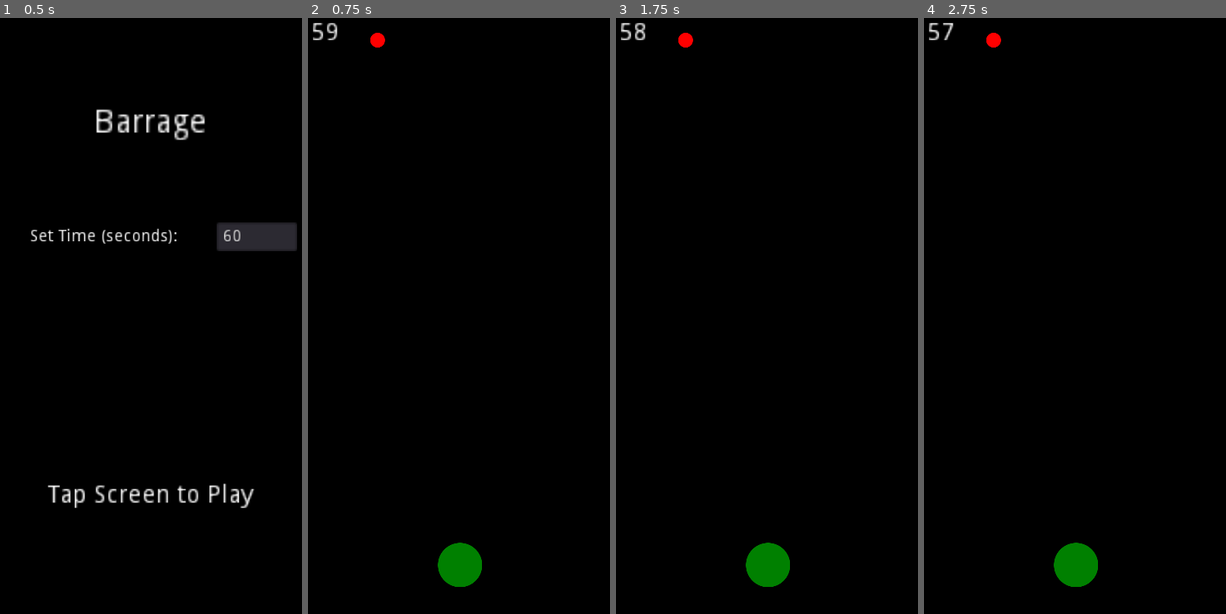
Above: before the commit, frames 1-4 (left to right).
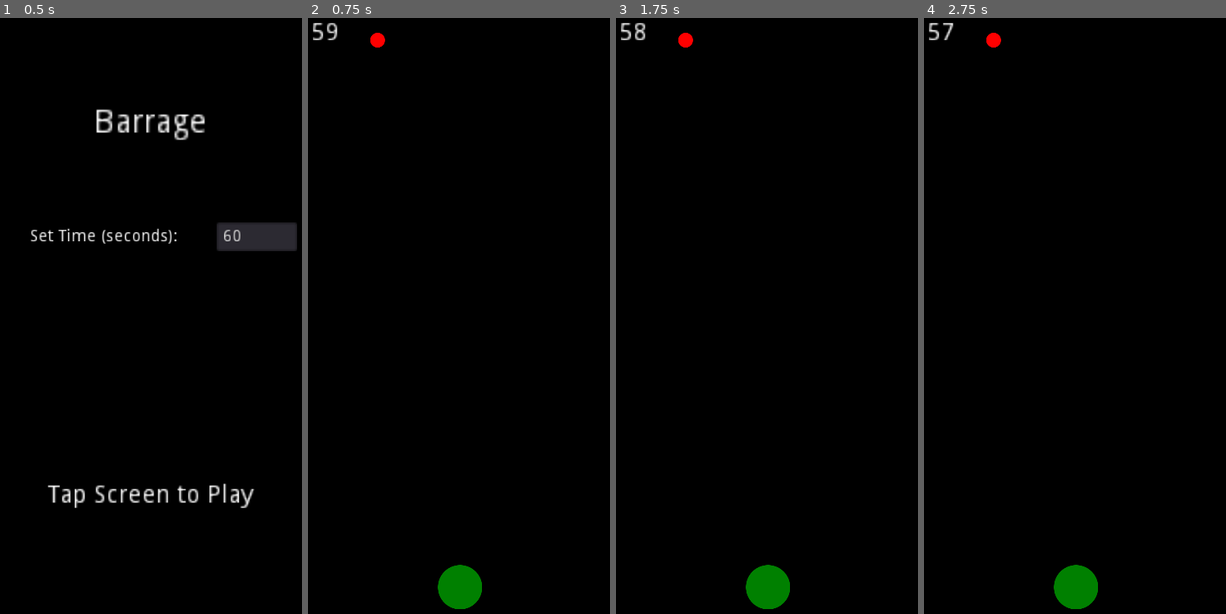
Above: after the commit, the same moments.

Repository: jak3703/Barrage
Game: Godot game, scene res://scenes/main/main.tscn
Two runs of this game, one before a commit and one after it. Both use one fixed random seed, a clock stepped at 60 frames per second and the inputs below.
Inputs:
- Up to frame 1 (0.5 s): no input
- Up to frame 2 (0.75 s): click "Tap Screen to Play" at 0.5 s
- Up to frame 3 (1.75 s): tap Enter at 1.25 s
- Up to frame 4 (2.75 s): tap Space at 2 s

Frame 1 is identical in both runs. In frame 2, 1.1% of the frame differs, in the area x 42-58%, y 88-100%; in frame 3, 1.1%; in frame 4, 1.1%.

Commit message:
fixed last score label bug

Diff:
--- a/scenes/game/game.gd
+++ b/scenes/game/game.gd
@@ -25,7 +25,7 @@
 	GS.currentScore = "0 " + GS.currentTime;
 
 	var player = self.get_node("./player");
-	player.set_position(GS.PLAYER_START_POS);
+	#player.set_position(GS.PLAYER_START_POS);
 	PLAYER_RADIUS = int(ceil(player.get_node("Sprite").texture.get_width() / 2));
 
 	spawn_target();
--- a/scenes/game/game.tscn
+++ b/scenes/game/game.tscn
@@ -6,8 +6,8 @@
 [ext_resource path="res://scenes/game/game_player.gd" type="Script" id=4]
 
 [node name="game" type="Control"]
-margin_right = 1080.0
-margin_bottom = 2220.0
+anchor_right = 1.0
+anchor_bottom = 1.0
 script = ExtResource( 2 )
 
 [node name="Timer" type="Timer" parent="."]
--- a/scenes/menu/menu_LastScoreLabel.gd
+++ b/scenes/menu/menu_LastScoreLabel.gd
@@ -7,4 +7,4 @@
 		self.visible = false;
 	else:
 		self.visible = true;
-		get_node("./LastScore").text = get_parent().format_score(str(GS.currentScore));
+		get_node("./LastScore").text = get_node('/root/main/master_parent/menu').format_score(str(GS.currentScore));
